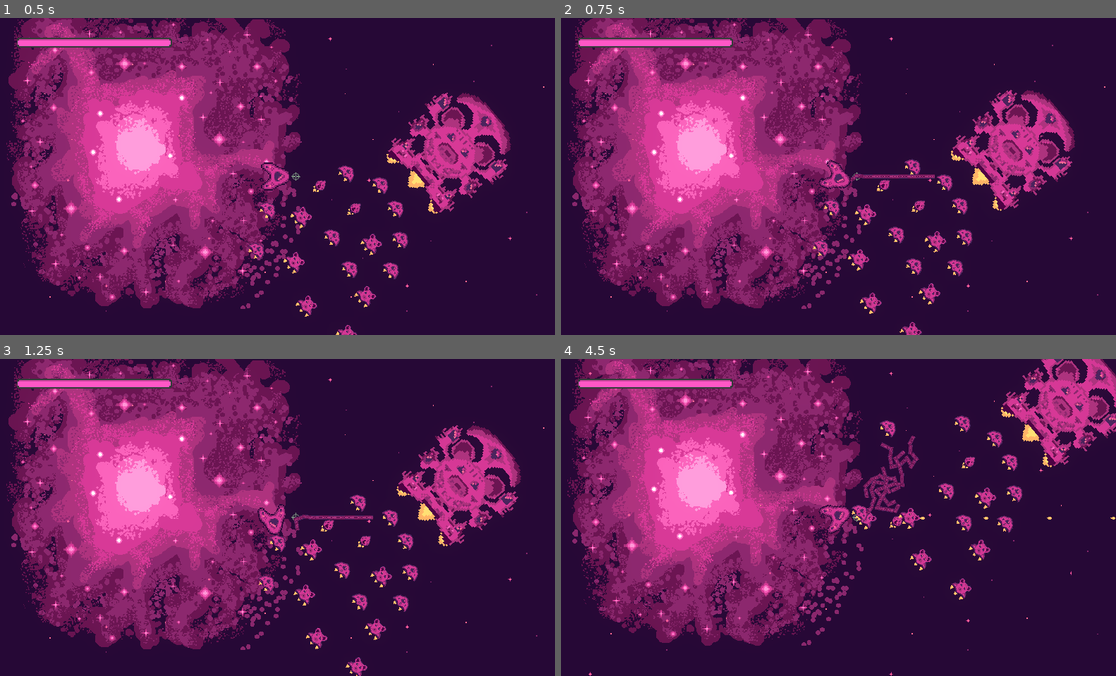
Above: before the commit, frames 1-4 (two rows, left to right).
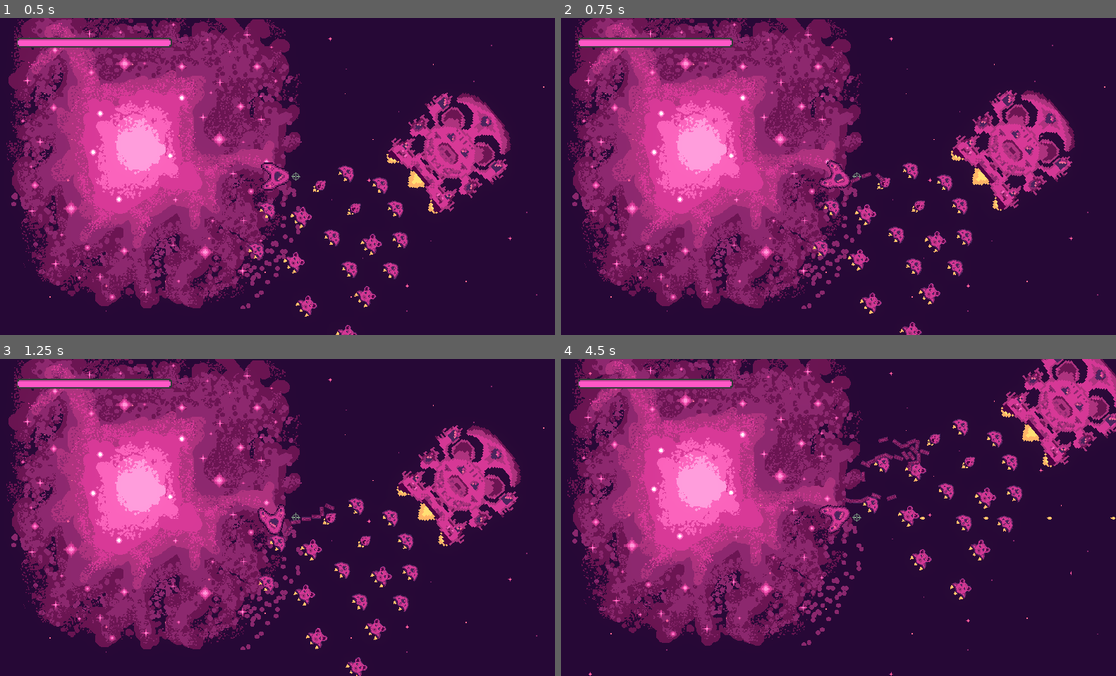
Above: after the commit, the same moments.

Repository: bear-minimum-studio/space-bear
Game: Godot game, scene res://Game.tscn
The game is run twice, just before and just after one commit, with the same random seed, the same clock (stepped at 60 frames per second) and the same inputs.
Inputs:
- Up to frame 1 (0.5 s): no input
- Up to frame 2 (0.75 s): hold Right (turn_right) from 0.53 s (still down); hold G (grappling_hook) from 0.53 s (still down)
- Up to frame 3 (1.25 s): keep holding Right (turn_right); keep holding G (grappling_hook)
- Up to frame 4 (4.5 s): release Right (turn_right) at 1.28 s; release G (grappling_hook) at 1.28 s; hold Left (turn_left) 1.28-2.03 s; tap Down (decelerate) at 1.35 s; tap G (grappling_hook) at 1.55, 2.3, 2.85, 3.8, 4.35 s; hold Right (turn_right) 2.03-2.78 s; hold Space (fire) 2.03-2.78 s; hold Up (accelerate) 2.78-3.53 s; hold F (turret_fire) 3.53-4.28 s; hold Left (turn_left) from 3.53 s (still down)

Frame 1 is identical in both runs. In frame 2, 0.4% of the frame differs, in the area x 52-68%, y 44-55%; in frame 3, 0.5%; in frame 4, 2.0%, in the area x 50-74%, y 17-54%.

Commit message:
wip

Diff:
--- a/World.gd
+++ b/World.gd
@@ -7,7 +7,7 @@
 const MINIMAL_BULLET_SPEED = BULLET_SPEED
 
 var bullet_scene = preload("res://bullet/Bullet.tscn")
-var grappling_hook_scene = preload("res://grappling-hook/GrapplingHook.tscn")
+var grappling_hook_scene = preload("res://grappling-hook/GrapplingHookThrowable.tscn")
 
 func _on_player_shoot(global_player_position, global_player_rotation, player_velocity):
 	var player_direction = Vector2.from_angle(global_player_rotation);
@@ -35,10 +35,12 @@
 func _on_player_shoot_grappling_hook(global_player_position, global_player_rotation, player_velocity):
 	var player_direction = Vector2.from_angle(global_player_rotation);
 	var new_hook = grappling_hook_scene.instantiate()
-	new_hook.hook_length = 10
+#	new_hook.hook_length = 10
 
 	new_hook.global_position = global_player_position
 	new_hook.global_rotation = global_player_rotation
 #	new_hook.velocity = player_velocity
 
 	self.add_child(new_hook)
+
+	new_hook.launch(player, global_player_rotation)
--- a/grappling-hook/GrapplingHook.tscn
+++ b/grappling-hook/GrapplingHook.tscn
@@ -7,20 +7,28 @@
 [node name="GrapplingHook" type="Node2D"]
 script = ExtResource("1_yrvak")
 
-[node name="HookFragment" type="Node2D" parent="." instance=ExtResource("2_k8m01")]
+[node name="HookFragment" type="RigidBody2D" parent="." groups=["hook_fragment"] instance=ExtResource("2_k8m01")]
+collision_mask = 0
+mass = 0.08
 script = ExtResource("3_i5y5g")
-neighbour_fragment = NodePath("/root/@@16539/@@655/@@656/@@664/@@667/@@675/@@683/@@684/@@686/@@712/@@713/@@752/MainScreen/@@9769/@@9596/@@9598/@@9600/@@9601/@@9602/@@9603/GrapplingHook/@HookFragment@79967")
+neighbour_fragment = NodePath("/root/@@16542/@@655/@@656/@@664/@@667/@@675/@@683/@@684/@@686/@@712/@@713/@@752/MainScreen/@@9772/@@9599/@@9601/@@9603/@@9604/@@9605/@@9606/GrapplingHook/@HookFragment@18147")
 
-[node name="@HookFragment@79967" type="Node2D" parent="." instance=ExtResource("2_k8m01")]
-position = Vector2(0, 15)
+[node name="@HookFragment@18147" type="RigidBody2D" parent="." groups=["hook_fragment"] instance=ExtResource("2_k8m01")]
+position = Vector2(15, 0)
+collision_mask = 0
+mass = 0.08
 script = ExtResource("3_i5y5g")
-neighbour_fragment = NodePath("/root/@@16539/@@655/@@656/@@664/@@667/@@675/@@683/@@684/@@686/@@712/@@713/@@752/MainScreen/@@9769/@@9596/@@9598/@@9600/@@9601/@@9602/@@9603/GrapplingHook/@HookFragment@79968")
+neighbour_fragment = NodePath("/root/@@16542/@@655/@@656/@@664/@@667/@@675/@@683/@@684/@@686/@@712/@@713/@@752/MainScreen/@@9772/@@9599/@@9601/@@9603/@@9604/@@9605/@@9606/GrapplingHook/@HookFragment@18148")
 
-[node name="@HookFragment@79968" type="Node2D" parent="." instance=ExtResource("2_k8m01")]
-position = Vector2(0, 30)
+[node name="@HookFragment@18148" type="RigidBody2D" parent="." groups=["hook_fragment"] instance=ExtResource("2_k8m01")]
+position = Vector2(30, 0)
+collision_mask = 0
+mass = 0.08
 script = ExtResource("3_i5y5g")
-neighbour_fragment = NodePath("/root/@@16539/@@655/@@656/@@664/@@667/@@675/@@683/@@684/@@686/@@712/@@713/@@752/MainScreen/@@9769/@@9596/@@9598/@@9600/@@9601/@@9602/@@9603/GrapplingHook/@HookFragment@79969")
+neighbour_fragment = NodePath("/root/@@16542/@@655/@@656/@@664/@@667/@@675/@@683/@@684/@@686/@@712/@@713/@@752/MainScreen/@@9772/@@9599/@@9601/@@9603/@@9604/@@9605/@@9606/GrapplingHook/@HookFragment@18149")
 
-[node name="@HookFragment@79969" type="Node2D" parent="." instance=ExtResource("2_k8m01")]
-position = Vector2(0, 45)
+[node name="@HookFragment@18149" type="RigidBody2D" parent="." groups=["hook_fragment"] instance=ExtResource("2_k8m01")]
+position = Vector2(45, 0)
+collision_mask = 0
+mass = 0.08
 script = ExtResource("3_i5y5g")
--- /dev/null
+++ b/grappling-hook/GrapplingHookThrowable.gd
@@ -0,0 +1,50 @@
+
+extends Node2D
+
+const MAX_LENGTH = 5
+const GRAPPLING_THROWING_FORCE = 500
+const GRAPPLING_THROWING_ADJUSTMENT = GRAPPLING_THROWING_FORCE / 2
+
+@onready var spawn_if_out_of_this = $SpawnIfOutOfThis
+@onready var throwing_reference = $ThrowingReference
+@onready var joint_to_player = $JointToPlayer
+
+
+var hook_fragment = preload("res://grappling-hook/HookFragment.tscn")
+
+@onready var first_fragment = $HookFragment
+@onready var fragments = [$HookFragment]
+var _should_keep_spawning = true
+
+func _on_spawn_if_out_of_this_body_exited(body):
+	# TODO attention verifier que c'est bien un enfant de notre scene
+	if !body.is_in_group("hook_fragment"):
+		return
+
+	if fragments.size() == MAX_LENGTH and _should_keep_spawning:
+		_should_keep_spawning = false
+		throwing_reference.node_b = fragments[fragments.size() - 1].get_path()
+		return
+
+	if fragments.size() > MAX_LENGTH:
+		printerr("Grappling hook should not exceed max size!")
+		return
+
+	call_deferred("_spawn")
+
+func _spawn():
+	var new_fragment = hook_fragment.instantiate()
+	new_fragment.neighbour_fragment = fragments[fragments.size() - 1].get_path()
+	fragments.append(new_fragment)
+	self.add_child(new_fragment)
+
+func launch(thrower: CharacterBody2D, thrower_rotation: float):
+	throwing_reference.node_a = thrower.get_path()
+	joint_to_player.node_b = thrower.get_path()
+
+	$HookFragment.apply_impulse(GRAPPLING_THROWING_FORCE * Vector2.from_angle(thrower_rotation) + thrower.get_real_velocity())
+
+
+func _on_hook_fragment_body_entered(body):
+	print("hit")
+	_should_keep_spawning = false
--- /dev/null
+++ b/grappling-hook/GrapplingHookThrowable.tscn
@@ -0,0 +1,36 @@
+[gd_scene load_steps=5 format=3 uid="uid://8b7j5k3qnmve"]
+
+[ext_resource type="Script" path="res://grappling-hook/GrapplingHookThrowable.gd" id="1_l2i8d"]
+[ext_resource type="PackedScene" uid="uid://b5p7pst5boqck" path="res://grappling-hook/HookFragment.tscn" id="2_4s0yp"]
+
+[sub_resource type="CircleShape2D" id="CircleShape2D_v06yb"]
+radius = 1.0
+
+[sub_resource type="CircleShape2D" id="CircleShape2D_d6tqa"]
+radius = 6.0
+
+[node name="GrapplingHookThrowable" type="RigidBody2D"]
+collision_layer = 0
+collision_mask = 0
+script = ExtResource("1_l2i8d")
+
+[node name="Useless" type="CollisionShape2D" parent="."]
+shape = SubResource("CircleShape2D_v06yb")
+disabled = true
+
+[node name="SpawnIfOutOfThis" type="Area2D" parent="."]
+collision_layer = 0
+collision_mask = 2048
+
+[node name="CollisionShape2D" type="CollisionShape2D" parent="SpawnIfOutOfThis"]
+shape = SubResource("CircleShape2D_d6tqa")
+
+[node name="HookFragment" parent="." instance=ExtResource("2_4s0yp")]
+
+[node name="ThrowingReference" type="PinJoint2D" parent="."]
+
+[node name="JointToPlayer" type="PinJoint2D" parent="."]
+node_a = NodePath("..")
+
+[connection signal="body_exited" from="SpawnIfOutOfThis" to="." method="_on_spawn_if_out_of_this_body_exited"]
+[connection signal="body_entered" from="HookFragment" to="." method="_on_hook_fragment_body_entered"]
--- a/grappling-hook/HookFragment.gd
+++ b/grappling-hook/HookFragment.gd
@@ -1,12 +1,12 @@
 @tool
-extends Node2D
+extends RigidBody2D
 
 @export var neighbour_fragment: NodePath:
 	set (new_neighbour_fragment):
 		neighbour_fragment = new_neighbour_fragment
 		_set_node_b_value(new_neighbour_fragment)
 
-@onready var pin_joint_2d = $RigidBody2D/PinJoint2D
+@onready var pin_joint_2d = $PinJoint2D
 
 func _ready():
 	_set_node_b_value(neighbour_fragment)
@@ -19,7 +19,5 @@
 	if !self.is_inside_tree():
 		return
 
-	var node: Node2D = get_node_or_null(new_neighbour_fragment)
-	if (node):
-		var rigid_body_node_path = node.find_child('RigidBody2D').get_path()
-		pin_joint_2d.node_b = rigid_body_node_path
+	if new_neighbour_fragment:
+		pin_joint_2d.node_b = new_neighbour_fragment
--- a/grappling-hook/HookFragment.tscn
+++ b/grappling-hook/HookFragment.tscn
@@ -6,20 +6,22 @@
 [sub_resource type="CircleShape2D" id="CircleShape2D_kdg7f"]
 radius = 5.0
 
-[node name="HookFragment" type="Node2D"]
+[node name="HookFragment" type="RigidBody2D" groups=["hook_fragment"]]
+collision_layer = 2048
+collision_mask = 2059
+mass = 0.08
+max_contacts_reported = 10
+contact_monitor = true
 script = ExtResource("1_b313g")
 
-[node name="RigidBody2D" type="RigidBody2D" parent="."]
-mass = 0.08
-
-[node name="CollisionShape2D" type="CollisionShape2D" parent="RigidBody2D"]
+[node name="CollisionShape2D" type="CollisionShape2D" parent="."]
 shape = SubResource("CircleShape2D_kdg7f")
 
-[node name="Hook" type="Sprite2D" parent="RigidBody2D"]
+[node name="Hook" type="Sprite2D" parent="."]
 scale = Vector2(0.5, 0.5)
 texture = ExtResource("1_lqnob")
 
-[node name="PinJoint2D" type="PinJoint2D" parent="RigidBody2D"]
+[node name="PinJoint2D" type="PinJoint2D" parent="."]
 position = Vector2(11, 0)
 node_a = NodePath("..")
 disable_collision = false
